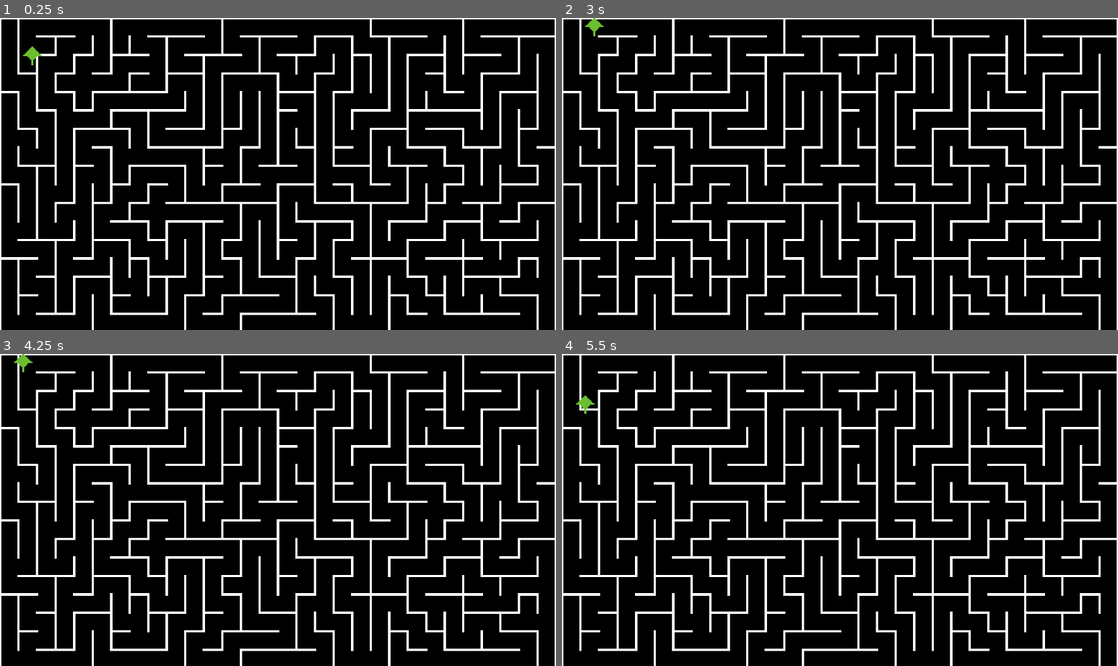
Above: before the commit, frames 1-4 (two rows, left to right).
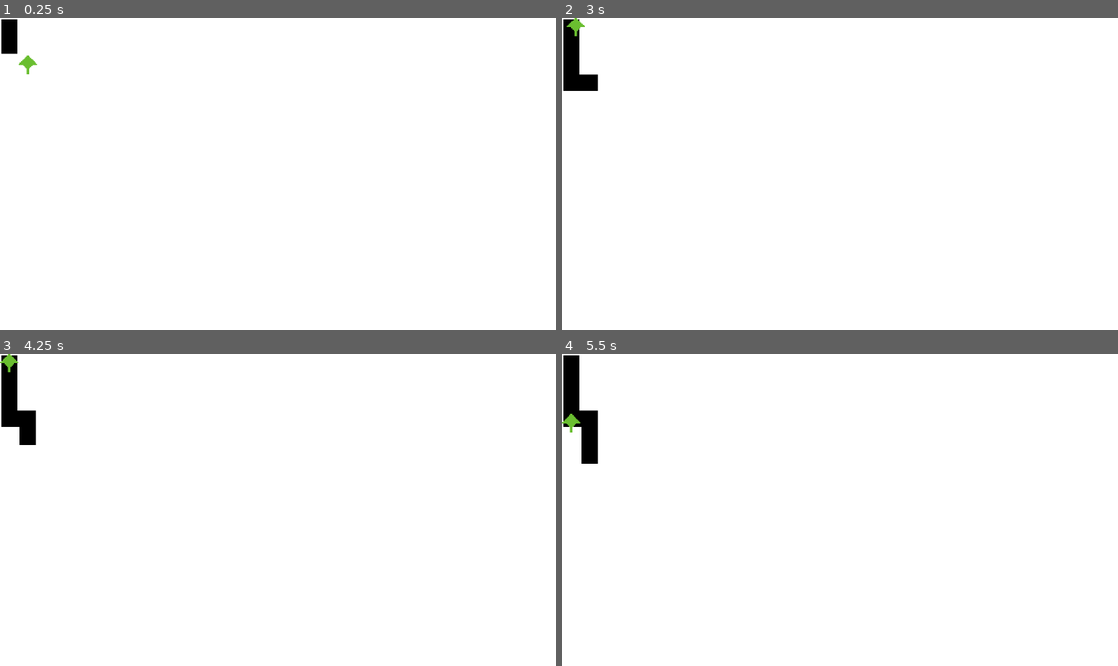
Above: after the commit, the same moments.

Repository: vividskiess/COS30031
Game: Godot game, scene res://scenes/level.tscn
Two runs of this game, one before a commit and one after it. Both use one fixed random seed, a clock stepped at 60 frames per second and the inputs below.
Inputs:
- Up to frame 1 (0.25 s): no input
- Up to frame 2 (3 s): tap Enter at 0.5 s; hold D (move_right) 0.53-1.28 s; hold S (move_down) 1.28-2.03 s; hold D (move_right) 2.03-2.78 s; tap Space at 2.75 s; hold W (move_up) from 2.78 s (still down)
- Up to frame 3 (4.25 s): tap Enter at 3.5 s; release W (move_up) at 3.53 s; hold A (move_left) from 3.53 s (still down)
- Up to frame 4 (5.5 s): tap Space at 4.25 s; release A (move_left) at 5.03 s; hold S (move_down) from 5.03 s (still down)

The runs differ from the first frame. In frame 1, 89% of the frame differs, in the area x 0-100%, y 0-100%; in frame 2, 89%; in frame 3, 88%; in frame 4, 88%.

Commit message:
Add comments for how maze creation works

Diff:
--- a/scripts/level_old.gd
+++ b/scripts/level_old.gd
@@ -43,8 +43,8 @@
 func check_neighbours(cell, unvisited):
 	# Returns array of the cell's unvisited neighbours.
 	var list = []
-	for n in cell_walls.keys():
-		if cell + n in unvisited:
+	for n in cell_walls.keys(): # Goes through each of the cell walls.
+		if cell + n in unvisited: # If the resulting addition of the current cell coordinates and the cell wall is an unvisited one, add it to the new list.
 			list.append(cell + n)
 	return list
 
@@ -54,24 +54,25 @@
 	Map.clear()
 	for x in range (width):
 		for y in range (height):
-			unvisited.append(Vector2(x, y))
-			Map.set_cell(Vector2(x, y), N|E|S|W, Vector2i(0, 0), 0)
-	var current = Vector2(0, 0)
-	unvisited.erase(current)
+			unvisited.append(Vector2(x, y)) # Fills unvisited with tile.
+			Map.set_cell(Vector2(x, y), N|E|S|W, Vector2i(0, 0), 0) # Sets tile on tilemap as solid, where source id = 15, which is the value obtained from using OR on all 4 constants.
+	var current = Vector2(0, 0) # Where we actually start filling in the maze.
+	unvisited.erase(current) # Erases the current tile from unvisited, as it will now be visited in the code below.
 
 	# Recursive backtrack algorithm.
 	while unvisited:
-		var neighbours = check_neighbours(current, unvisited)
-		if neighbours.size() > 0:
-			var next = neighbours[randi() % neighbours.size()]
-			stack.append(current)
+		var neighbours = check_neighbours(current, unvisited) # Retrives an array of the current cell's unvisited neighbours.
+		if neighbours.size() > 0: # If the returned neighbour list size is greater than 4 - otherwise skip.
+			var next = neighbours[randi() % neighbours.size()] # Provides random entry in neighbour that will be the new path walked.
+			stack.append(current) # Puts current cell in stack.
 			# Remove walls from both cells.
-			var dir = next - current
-			var current_walls = Map.get_cell_source_id(current) - cell_walls[dir]
-			var next_walls = Map.get_cell_source_id(next) - cell_walls[-dir]
-			Map.set_cell(current, current_walls, Vector2i(0, 0), 0)
-			Map.set_cell(next, next_walls, Vector2i(0, 0), 0)
-			current = next
-			unvisited.erase(current)
-		elif stack:
+			var dir = next - current # Figure out actual next cell to enter.
+			var current_walls = Map.get_cell_source_id(current) - cell_walls[dir] # Get tile that represents the new no. of walls (1-4) for current tile.
+			var next_walls = Map.get_cell_source_id(next) - cell_walls[-dir] # Get tile that will represent the new no. of walls (1-4) for the next tile.
+			Map.set_cell(current, current_walls, Vector2i(0, 0), 0) # Actually replaces tile.
+			Map.set_cell(next, next_walls, Vector2i(0, 0), 0) # Actually replaces tile.
+			current = next # Next tile is now the current tile.
+			unvisited.erase(current) # Erases the current tile from unvisited, as it will now be visited through a new iteration of this while loop.
+		elif stack: # Checks if stack is currently not empty - this is only if there are no neighbours to be scanned - this is where we backtrack recursively.
 			current = stack.pop_back()
+		await get_tree().create_timer(1).timeout # Shows maze creation in real time.
